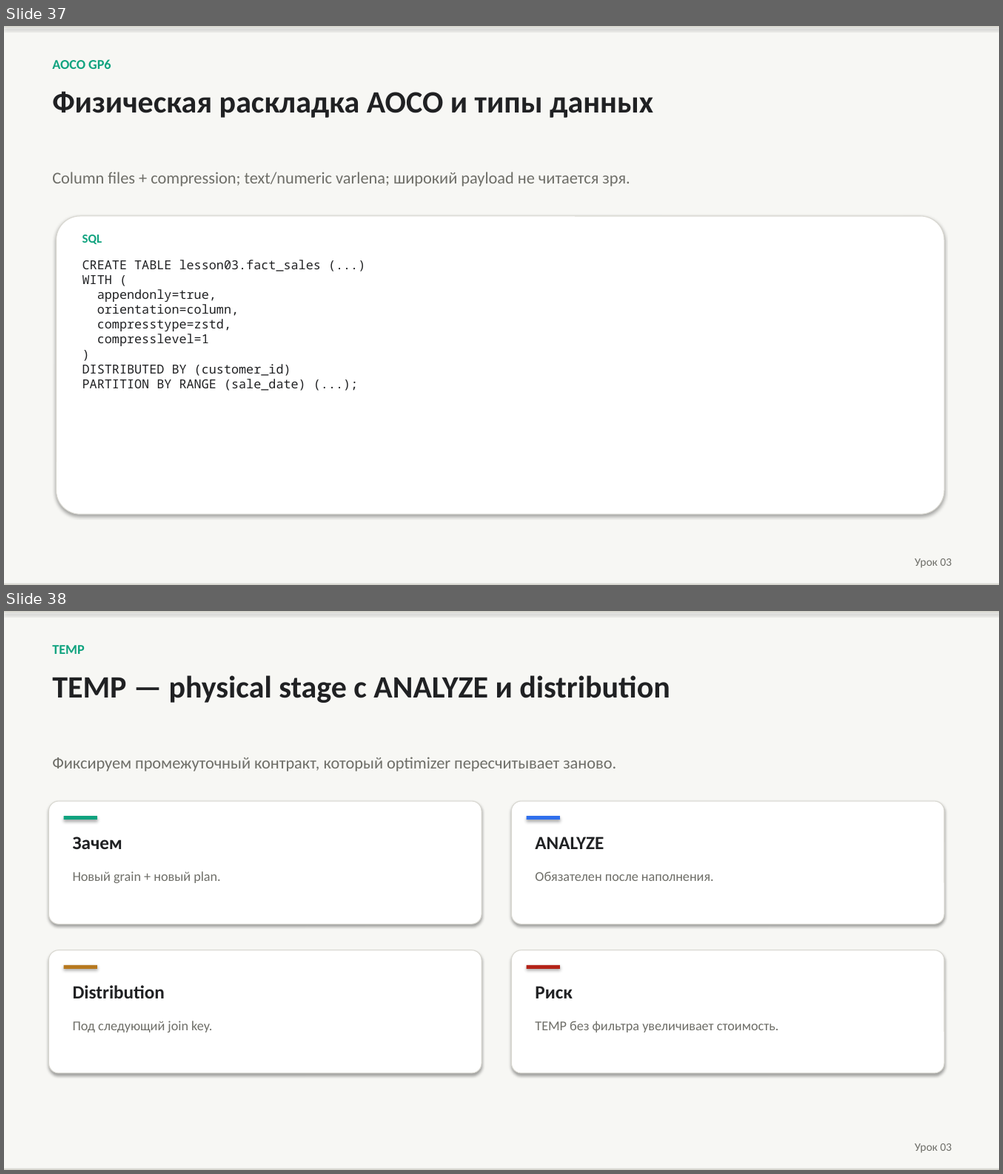
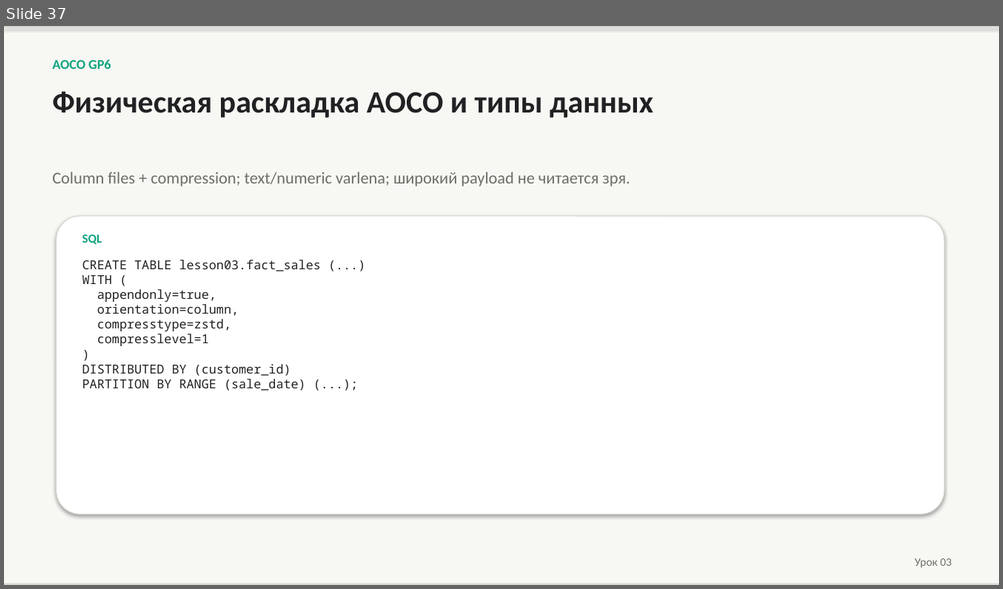
Before and after one commit to PaulKov/de-mentor, a slide deck: artifacts/greenplum-query-tuning-theory.pptx. Shown one above the other, each under a label of ours: slides 37 and 38 before the commit, slide 37 after it. The pictures are 1003x1174 and 1003x589 pixels, drawn with LibreOffice and Linux fonts; fonts in the diff are those of the drawing. Boxes give left, top, right and bottom in pixels: in the first picture for what was removed or moved away, otherwise in the second. Text is boxed around its words. In the diff, an @@ line names an element or a change of style, - is before the commit and + after.

```diff
--- a/artifacts/greenplum-query-tuning-theory.pptx
+++ b/artifacts/greenplum-query-tuning-theory.pptx
@@ slide 38 removed at (4, 611, 999, 1170), background #FFFFFF @@
@@ rectangle removed at (4, 611, 999, 1170) @@
@@ rectangle removed at (4, 611, 999, 612) @@
@@ text removed at (52, 645, 84, 654) @@
-TEMP
@@ text removed at (52, 675, 669, 703) @@
-TEMP — physical stage с ANALYZE и distribution
@@ text removed at (52, 757, 616, 772) @@
-Фиксируем промежуточный контракт, который optimizer пересчитывает заново.
@@ rounded rectangle removed at (48, 801, 481, 924) @@
@@ rounded rectangle removed at (512, 801, 944, 924) @@
@@ rectangle removed at (64, 816, 97, 820) @@
@@ rectangle removed at (526, 816, 560, 820) @@
@@ text removed at (73, 837, 122, 849) @@
-Зачем
@@ text removed at (535, 837, 603, 849) @@
-ANALYZE
@@ text removed at (73, 871, 221, 883) @@
-Новый grain + новый plan.
@@ text removed at (535, 871, 714, 881) @@
-Обязателен после наполнения.
@@ rounded rectangle removed at (48, 951, 481, 1073) @@
@@ rectangle removed at (64, 965, 97, 969) @@
@@ rounded rectangle removed at (512, 951, 944, 1073) @@
@@ rectangle removed at (526, 965, 560, 969) @@
@@ text removed at (73, 985, 165, 999) @@
-Distribution
@@ text removed at (535, 986, 572, 999) @@
-Риск
@@ text removed at (73, 1021, 212, 1033) @@
-Под следующий join key.
@@ text removed at (535, 1021, 779, 1033) @@
-TEMP без фильтра увеличивает стоимость.
@@ text removed at (914, 1144, 952, 1153) @@
-Урок 03
@@ rectangle removed at (4, 1169, 999, 1170) @@
```
Also in this commit, not shown: 2 slides changed, 11 slides added, 1 other slide removed, 33 other files.
